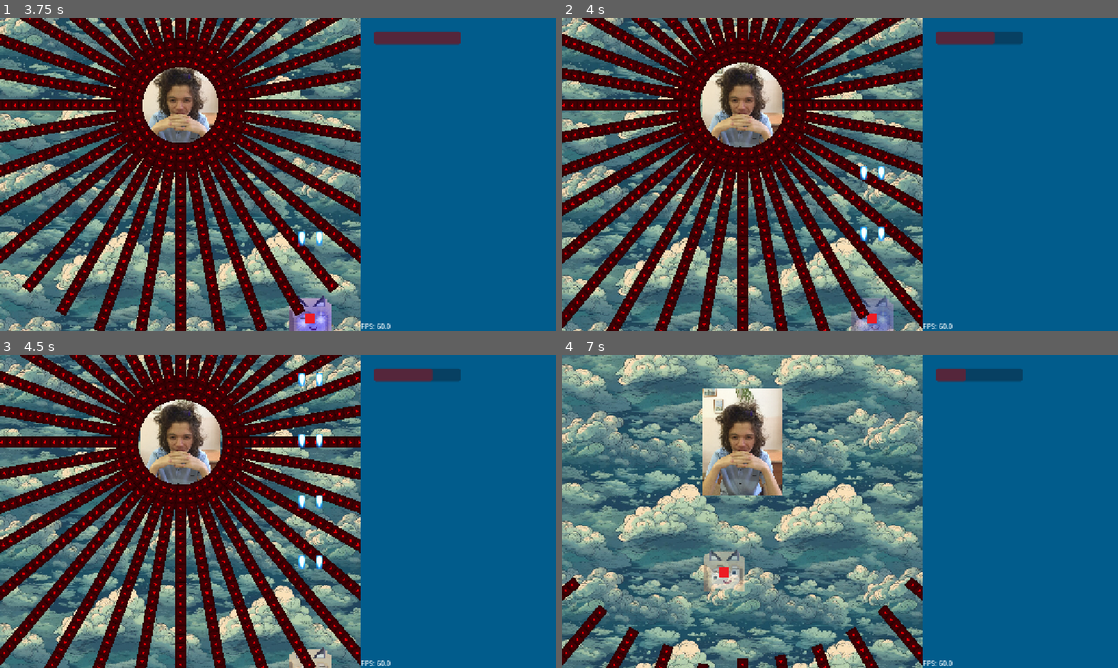
Above: before the commit, frames 1-4 (two rows, left to right).
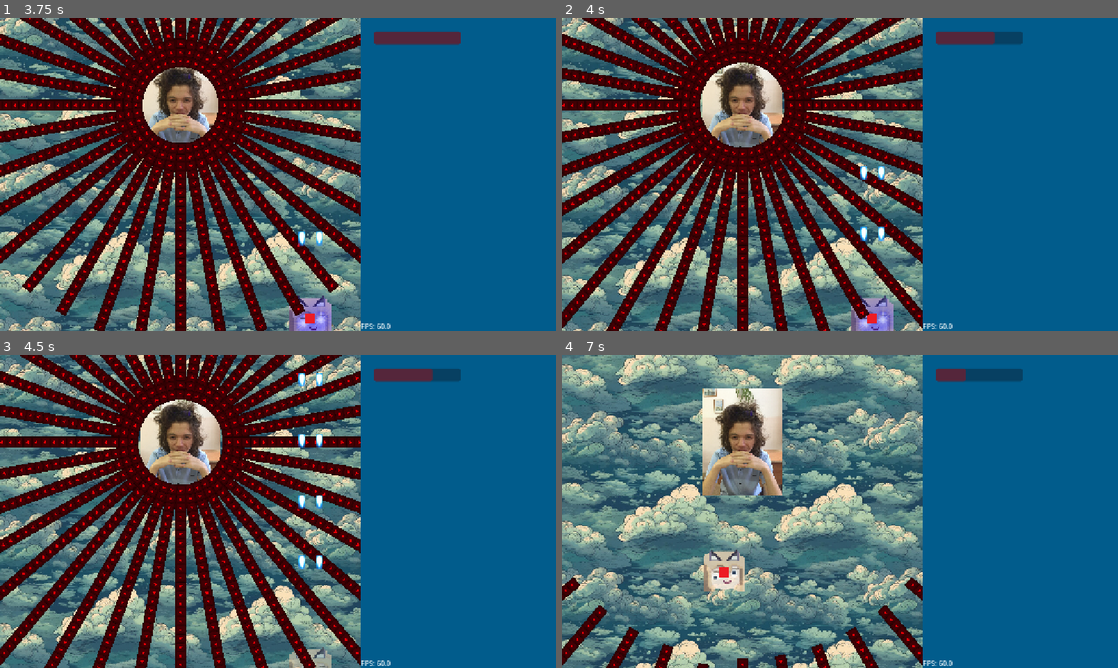
Above: after the commit, the same moments.

Repository: Sandorik00/shmupper
Game: Godot game, scene res://main_node.tscn
Same seed, same stepped clock (60 frames per second), same inputs: the game is played once before the commit and once after it. The engine's default icon, where the game draws it, is replaced by a stand-in: a white triangle on a blue panel in a dark square.
Inputs (mouse positions are in pixels of both pictures, inside the frame that each line leads up to):
- Up to frame 1 (3.75 s): move the mouse to (400, 158) at 0.52 s; hold S (camera_down) 0.53-1.28 s; move the mouse to (166, 190) at 1.27 s; tap A (camera_left) at 1.35 s; move the mouse to (333, 105) at 2.02 s; hold D (camera_right) 2.03-2.78 s; move the mouse to (250, 237) at 2.77 s; tap W (camera_up) at 2.85 s; move the mouse to (444, 221) at 3.52 s; hold Z (shoot) from 3.53 s (still down)
- Up to frame 2 (4 s): keep holding Z (shoot)
- Up to frame 3 (4.5 s): move the mouse to (111, 464) at 4.27 s; release Z (shoot) at 4.28 s; tap S (camera_down) at 4.35 s
- Up to frame 4 (7 s): move the mouse to (867, 511) at 5.02 s; hold A (camera_left) 5.03-5.78 s; move the mouse to (756, 433) at 5.77 s; tap D (camera_right) at 5.85 s; move the mouse to (962, 495) at 6.52 s; hold W (camera_up) from 6.53 s (still down)

Frame 1 is identical in both runs. In frame 2, 0.5% of the frame differs, in the area x 52-60%, y 88-100%; in frame 3, 0.2%; in frame 4, 0.5%, in the area x 25-33%, y 62-76%.

Commit message:
invinsibility by tweens timing

Diff:
--- a/Entities/Actors/Player/Player.gd
+++ b/Entities/Actors/Player/Player.gd
@@ -10,18 +10,16 @@
 var mainNode
 var shoot_timer: Timer
 var hit_cooldown: Timer
+var can_take_damage: bool
 
 func _ready() -> void:
+	can_take_damage = true
 	screen_size = Vector2(get_viewport_rect().size.x - $/root/MainNode/HUD/PanelAnchor/StatusPanel.size.x, get_viewport_rect().size.y)
 	get_tree().root.connect("size_changed", _on_viewport_size_changed)
 
 	mainNode = $/root/MainNode
 	shoot_timer = mainNode.get_node("ShootTimer") as Timer
 
-	hit_cooldown = Timer.new()
-	hit_cooldown.wait_time = 2.8
-	hit_cooldown.one_shot = true
-	add_child(hit_cooldown)
 	#Engine.time_scale = 0.5
 
 func _on_viewport_size_changed() -> void:
@@ -68,12 +66,16 @@
 		$Sprite.texture = sancheese
 
 func take_damage(amount: int):
-	if hit_cooldown.is_stopped():
-		hit_cooldown.start()
+	if can_take_damage:
+		can_take_damage = false
 		HUD.take_damage(amount, self)
 
 		var tween = get_tree().create_tween()
-		tween.tween_property($Sprite, "modulate:a", 0.5, 0.2)
-		tween.tween_property($Sprite, "modulate:a", 1, 0.2)
-		tween.set_loops(7)
-		await tween.finished
+		tween.finished.connect(_on_invinsibility_tween_end)
+		tween.tween_property($Sprite, "modulate:a", 0.5, 0.1)
+		tween.tween_property($Sprite, "modulate:a", 1, 0.1)
+		tween.set_loops(14)
+		#await tween.finished
+
+func _on_invinsibility_tween_end():
+	can_take_damage = true
